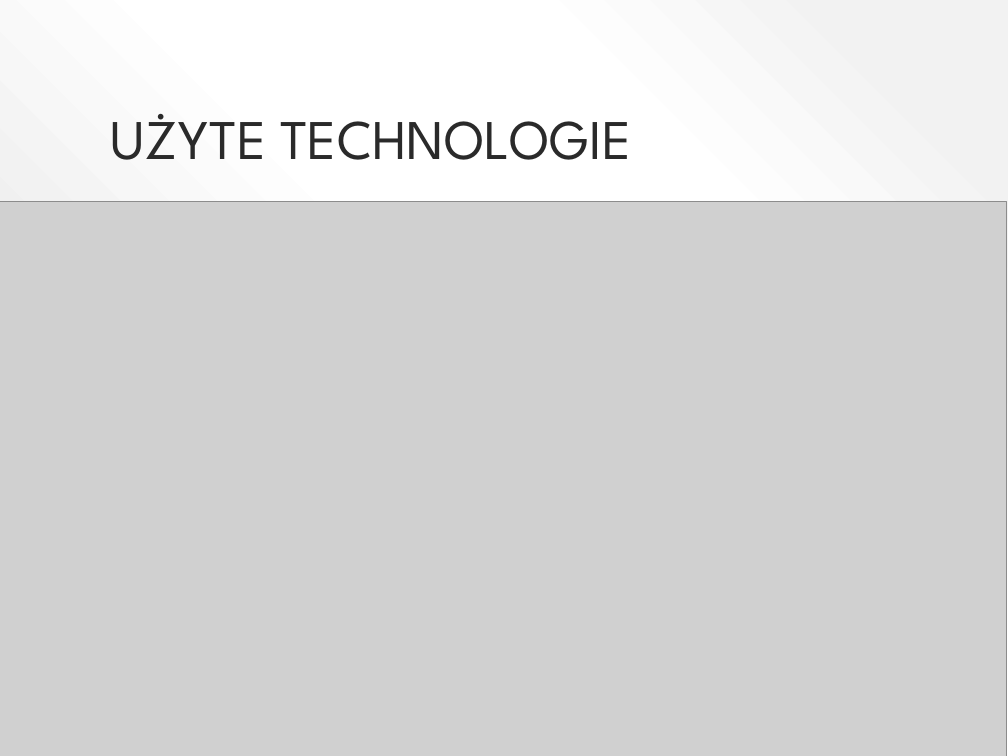
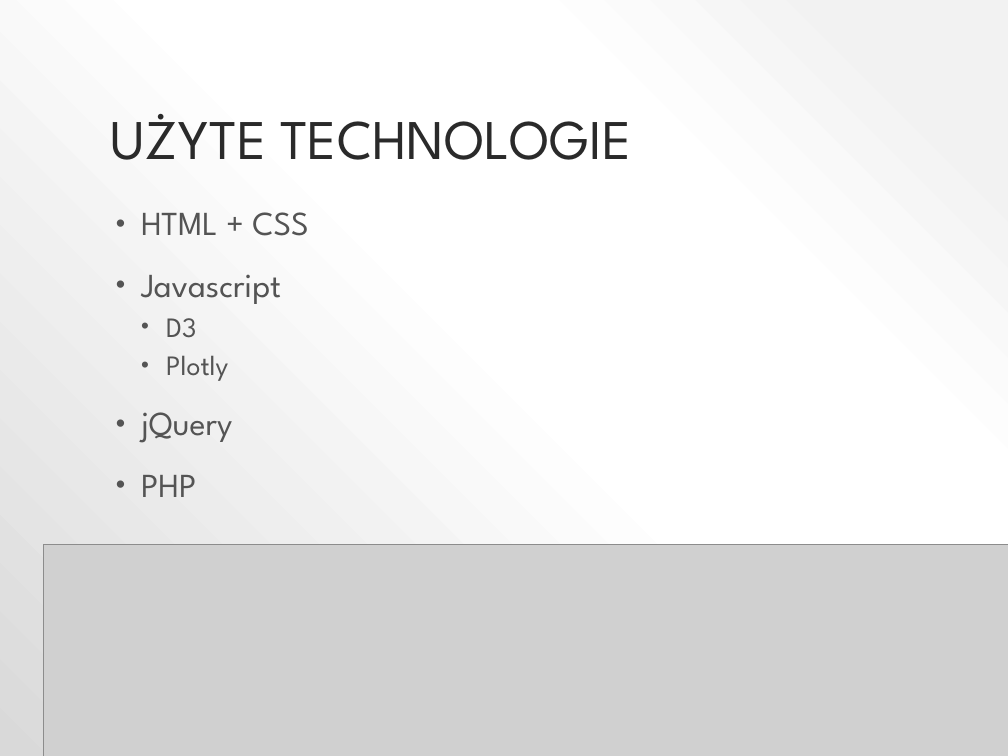
Before and after one commit to Adrian94F/DataDraw, a slide deck: slide 3 of DataDraw.pptx. Drawn at 1008x756 pixels with LibreOffice and Linux fonts; fonts in the diff are those of the drawing; grey boxes stand for pictures. Boxes give left, top, right and bottom in pixels: in the first picture for what was removed or moved away, otherwise in the second. Text is boxed around its words. In the diff, an @@ line names an element or a change of style, - is before the commit and + after.

```diff
--- a/DataDraw.pptx
+++ b/DataDraw.pptx
@@ text at [166, 318, 228, 381]: paragraphs added @@
+  • D3
+  • Plotly
@@ picture: place and size @@
-picture at [0, 202, 1007, 756]
+picture at [43, 544, 1008, 756]
```
Also in this commit, not shown: 1 slide added, 1 slide removed.
